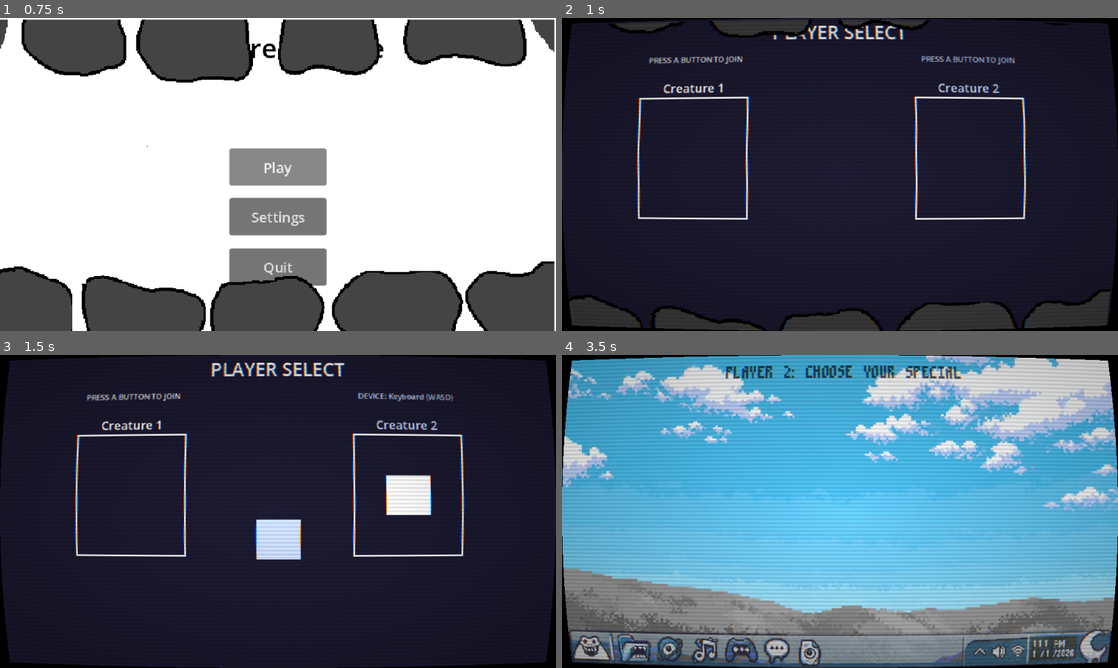
Above: before the commit, frames 1-4 (two rows, left to right).
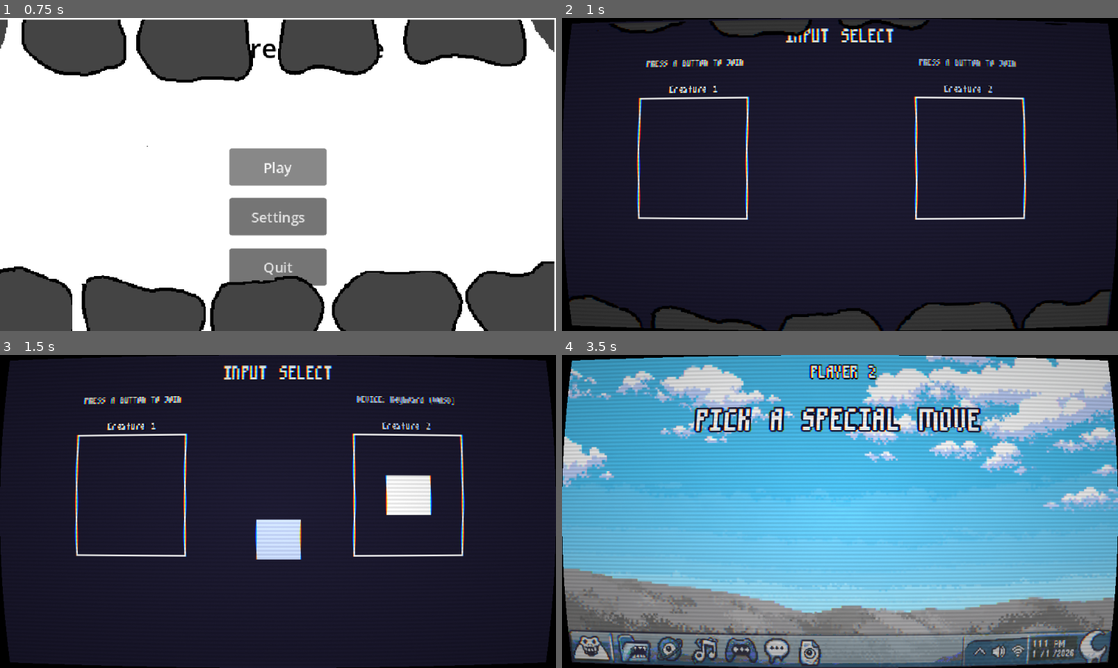
Above: after the commit, the same moments.

Repository: Filkspline/CreatureFeature
Game: Godot game, scene res://scenes/main_menu.tscn
The game is run twice, just before and just after one commit, with the same random seed, the same clock (stepped at 60 frames per second) and the same inputs. The engine's default icon, where the game draws it, is replaced by a stand-in: a white triangle on a blue panel in a dark square. Sound files missing from this copy of the repository are replaced by a short silence.
Inputs (mouse positions are in pixels of both pictures, inside the frame that each line leads up to):
- Up to frame 1 (0.75 s): click "Play" at 0.5 s
- Up to frame 2 (1 s): no input
- Up to frame 3 (1.5 s): tap A (LeftP1) at 1.25 s; move the mouse to (400, 495) at 1.27 s; hold D (MenuTabRight) from 1.28 s (still down); tap Left (LeftP2) at 1.35 s; click (400, 495) at 1.42 s
- Up to frame 4 (3.5 s): release D (MenuTabRight) at 2 s; tap A (LeftP1) at 2, 2.75 s; drag from (728, 527) to (812, 574) at 2.02 s; move the mouse to (895, 442) at 2.77 s; hold D (MenuTabRight) from 2.78 s (still down); tap 2 at 2.85 s

Frame 1 is identical in both runs. In frame 2, 2.2% of the frame differs, in the area x 14-82%, y 2-25%; in frame 3, 2.4%; in frame 4, 4.3%, in the area x 23-76%, y 2-25%.

Commit message:
Add draft step banners and UI polish
This update adds animated step banners to the draft flow so special-move and feature-pick rounds are clearly announced. It simplifies the player title label and centralizes the step text in the new banner logic in `scripts/card_hand.gd`.

The scene work also includes typography and readability pass across the player select, upgrade screens, and cards: custom font usage, text outlining, adjusted sizes, and improved color contrast to make labels easier to read.

Diff:
--- a/scenes/fight_ui_new2.tscn
+++ b/scenes/fight_ui_new2.tscn
@@ -461,7 +461,9 @@
 offset_right = -2.3411865
 offset_bottom = 28.2
 theme = SubResource("Theme_ict5u")
-theme_override_colors/font_color = Color(0, 0, 0, 1)
+theme_override_colors/font_color = Color(1, 1, 1, 1)
+theme_override_colors/font_outline_color = Color(0, 0, 0, 1)
+theme_override_constants/outline_size = 6
 theme_override_font_sizes/font_size = 82
 text = "99"
 horizontal_alignment = 1
--- a/scenes/player_select.tscn
+++ b/scenes/player_select.tscn
@@ -2,6 +2,7 @@
 
 [ext_resource type="Script" uid="uid://3bhfvjgauiob" path="res://scripts/player_select.gd" id="1_6qhff"]
 [ext_resource type="Script" uid="uid://8ycr8r57t6p7" path="res://scripts/shaderrect.gd" id="2_crtscript"]
+[ext_resource type="FontFile" uid="uid://bc0aavecw2ud2" path="res://assets/card_assets/m3x6.ttf" id="2_hx7tf"]
 [ext_resource type="Shader" uid="uid://5vypctd5303i" path="res://scripts/testshader.gdshader" id="3_crtshader"]
 
 [sub_resource type="StyleBoxFlat" id="StyleBoxFlat_button"]
@@ -62,8 +63,10 @@
 offset_bottom = 35.0
 grow_horizontal = 2
 theme_override_colors/font_color = Color(1, 1, 1, 1)
-theme_override_font_sizes/font_size = 22
-text = "PLAYER SELECT"
+theme_override_constants/outline_size = 2
+theme_override_fonts/font = ExtResource("2_hx7tf")
+theme_override_font_sizes/font_size = 42
+text = "INPUT SELECT"
 horizontal_alignment = 1
 
 [node name="Button" type="Button" parent="." unique_id=639280847]
@@ -92,8 +95,10 @@
 offset_right = 214.0
 offset_bottom = 58.0
 theme_override_colors/font_color = Color(1, 1, 1, 1)
-theme_override_font_sizes/font_size = 9
-text = "PRESS A BUTTON TO JOIN"
+theme_override_constants/outline_size = 2
+theme_override_fonts/font = ExtResource("2_hx7tf")
+theme_override_font_sizes/font_size = 20
+text = "PRESS ANY BUTTON TO JOIN"
 horizontal_alignment = 1
 autowrap_mode = 2
 
@@ -103,8 +108,10 @@
 offset_right = 534.0
 offset_bottom = 58.0
 theme_override_colors/font_color = Color(0.79607844, 0.85882354, 0.9882353, 1)
-theme_override_font_sizes/font_size = 9
-text = "PRESS A BUTTON TO JOIN"
+theme_override_constants/outline_size = 2
+theme_override_fonts/font = ExtResource("2_hx7tf")
+theme_override_font_sizes/font_size = 20
+text = "PRESS ANY BUTTON TO JOIN"
 horizontal_alignment = 1
 autowrap_mode = 2
 
@@ -163,7 +170,9 @@
 offset_right = 214.0
 offset_bottom = 89.0
 theme_override_colors/font_color = Color(1, 1, 1, 1)
-theme_override_font_sizes/font_size = 14
+theme_override_constants/outline_size = 2
+theme_override_fonts/font = ExtResource("2_hx7tf")
+theme_override_font_sizes/font_size = 22
 text = "Creature 1"
 horizontal_alignment = 1
 
@@ -174,7 +183,9 @@
 offset_right = 534.0
 offset_bottom = 89.0
 theme_override_colors/font_color = Color(0.79607844, 0.85882354, 0.9882353, 1)
-theme_override_font_sizes/font_size = 14
+theme_override_constants/outline_size = 2
+theme_override_fonts/font = ExtResource("2_hx7tf")
+theme_override_font_sizes/font_size = 22
 text = "Creature 2"
 horizontal_alignment = 1
 
--- a/scenes/pre_fight_upgrade_screen.tscn
+++ b/scenes/pre_fight_upgrade_screen.tscn
@@ -97,6 +97,7 @@
 offset_right = 147.0
 offset_bottom = -145.0
 theme_override_colors/font_color = Color(1, 1, 1, 1)
+theme_override_constants/outline_size = 2
 theme_override_fonts/font = ExtResource("2_n3l24")
 theme_override_font_sizes/font_size = 38
 text = "SELECT YOUR UPGRADES"
@@ -120,6 +121,7 @@
 offset_right = 286.0
 offset_bottom = -18.0
 theme_override_colors/font_color = Color(1, 1, 1, 1)
+theme_override_constants/outline_size = 2
 theme_override_fonts/font = ExtResource("2_n3l24")
 theme_override_font_sizes/font_size = 24
 text = "PLAYER 1"
@@ -133,6 +135,7 @@
 offset_right = 68.0
 offset_bottom = 26.0
 theme_override_colors/font_color = Color(1, 1, 1, 1)
+theme_override_constants/outline_size = 2
 theme_override_fonts/font = ExtResource("2_n3l24")
 theme_override_font_sizes/font_size = 24
 text = "UNLOCK"
@@ -146,6 +149,7 @@
 offset_right = 67.0
 offset_bottom = 198.0
 theme_override_colors/font_color = Color(1, 1, 1, 1)
+theme_override_constants/outline_size = 2
 theme_override_fonts/font = ExtResource("2_n3l24")
 theme_override_font_sizes/font_size = 24
 text = "UPGRADE"
@@ -204,6 +208,7 @@
 offset_right = 309.0
 offset_bottom = -18.0
 theme_override_colors/font_color = Color(0.79607844, 0.85882354, 0.9882353, 1)
+theme_override_constants/outline_size = 2
 theme_override_fonts/font = ExtResource("2_n3l24")
 theme_override_font_sizes/font_size = 24
 text = "PLAYER 2"
@@ -217,6 +222,7 @@
 offset_right = 72.0
 offset_bottom = 28.0
 theme_override_colors/font_color = Color(0.79607844, 0.85882354, 0.9882353, 1)
+theme_override_constants/outline_size = 2
 theme_override_fonts/font = ExtResource("2_n3l24")
 theme_override_font_sizes/font_size = 24
 text = "UNLOCK"
@@ -230,6 +236,7 @@
 offset_right = 68.0
 offset_bottom = 201.0
 theme_override_colors/font_color = Color(0.79607844, 0.85882354, 0.9882353, 1)
+theme_override_constants/outline_size = 2
 theme_override_fonts/font = ExtResource("2_n3l24")
 theme_override_font_sizes/font_size = 24
 text = "UPGRADE"
--- a/scenes/upgrade_card.tscn
+++ b/scenes/upgrade_card.tscn
@@ -173,15 +173,19 @@
 offset_right = -165.0
 offset_bottom = -337.0
 theme = SubResource("Theme_g4v7s")
+theme_override_colors/font_color = Color(1, 1, 1, 1)
+theme_override_constants/outline_size = 3
 
 [node name="Description" type="Label" parent="Control/card_front" unique_id=1799692244]
-offset_left = -340.00003
-offset_top = 240.00003
-offset_right = 340.00003
-offset_bottom = 470.0
+offset_left = -340.0
+offset_top = 210.0
+offset_right = 340.00006
+offset_bottom = 439.99997
 theme = SubResource("Theme_g4v7s")
 theme_override_colors/font_color = Color(0, 0, 0, 1)
 theme_override_colors/font_shadow_color = Color(1, 1, 1, 0.3529412)
+theme_override_colors/font_outline_color = Color(1, 1, 1, 1)
+theme_override_constants/outline_size = 3
 autowrap_mode = 2
 
 [node name="selection_icon" type="AnimatedSprite2D" parent="Control" unique_id=375975407]
--- a/scenes/upgrade_card_ui.tscn
+++ b/scenes/upgrade_card_ui.tscn
@@ -78,7 +78,6 @@
 position = Vector2(-291, -125)
 
 [node name="title_label" type="Label" parent="." unique_id=612672962]
-modulate = Color(0.04755766, 0.047557645, 0.047557645, 0.69411767)
 layout_mode = 1
 anchors_preset = -1
 anchor_left = -0.003125
@@ -90,11 +89,30 @@
 offset_right = 147.0
 offset_bottom = -145.0
 theme_override_colors/font_color = Color(1, 1, 1, 1)
+theme_override_constants/line_spacing = 3
+theme_override_constants/outline_size = 5
 theme_override_fonts/font = ExtResource("5_h7cfo")
 theme_override_font_sizes/font_size = 38
-text = "SELECT YOUR UPGRADES"
 horizontal_alignment = 1
 metadata/_edit_use_anchors_ = true
+
+[node name="step_banner_layer" type="CanvasLayer" parent="." unique_id=612672963]
+layer = 3
+
+[node name="step_banner" type="Label" parent="step_banner_layer" unique_id=612672964]
+offset_left = 150.0
+offset_top = 42.0
+offset_right = 490.0
+offset_bottom = 82.0
+pivot_offset = Vector2(170, 20)
+theme_override_colors/font_color = Color(1, 1, 1, 1)
+theme_override_colors/font_outline_color = Color(0.105882354, 0.10980392, 0.20392157, 1)
+theme_override_constants/outline_size = 8
+theme_override_fonts/font = ExtResource("5_h7cfo")
+theme_override_font_sizes/font_size = 66
+text = "PICK A SPECIAL MOVE"
+horizontal_alignment = 1
+vertical_alignment = 1
 
 [node name="TempCrtShader" type="ColorRect" parent="." unique_id=691971729]
 z_index = 4
--- a/scripts/card_hand.gd
+++ b/scripts/card_hand.gd
@@ -74,6 +74,21 @@
 ## appearing, so the stack reads as a one-by-one reveal.
 @export var owned_card_flip_stagger_delay : float = 0.12
 
+@export_group("Step banner")
+## Text the banner pops up with while the draft is on its special-move step.
+@export var special_step_text : String = "PICK A SPECIAL MOVE"
+## Text it pops up with while the draft is on its normal-cards step.
+@export var normal_step_text : String = "PICK A FEATURE"
+## How long the banner takes to spring in each time a step starts.
+@export var banner_pop_duration : float = 0.28
+## Scale the banner pops in from before springing to full size.
+@export var banner_pop_start_scale : float = 0.7
+## How long the banner holds at full size before fading out again, so it
+## reads as an announcement instead of sitting over the cards.
+@export var banner_hold_duration : float = 1.6
+## How long the banner takes to fade away after that hold.
+@export var banner_fade_duration : float = 0.3
+
 @onready var hand : Node2D = self
 @onready var cardspawner : Marker2D = $cardspawner
 @onready var card_spawn_shape : CollisionShape2D = $cardspawnarea/CollisionShape2D
@@ -82,6 +97,10 @@
 # The draft heading lives outside the hand (a sibling of the Camera2D this
 # node sits under), so look it up by path rather than assuming it's a child.
 @onready var title_label : Label = get_node_or_null("../../title_label")
+# The step banner ("PICK A SPECIAL MOVE" / "PICK A FEATURE") sits in its own
+# CanvasLayer so it draws over the hand whatever z bands the cards have
+# claimed, and so it stays out of the camera's coordinate space.
+@onready var step_banner : Label = get_node_or_null("../../step_banner_layer/step_banner")
 
 var folder_base_scale : Vector2
 var current_player_id : int = 1
@@ -110,6 +129,8 @@
 var _key_prev_state : Dictionary = {}
 var _joy_button_prev_state : Dictionary = {}
 var _joy_axis_prev_state : Dictionary = {}
+## Tween driving the step banner's pop-in, re-created on each step change.
+var _banner_tween : Tween
 
 ##------------------------------------------------------------------------
 
@@ -157,6 +178,7 @@
 	_step = step
 	_clear_hand()
 	_update_title_label(current_player_id)
+	_show_step_banner(step)
 	_draw_hand(offered)
 
 
@@ -196,16 +218,39 @@
 	return picked
 
 
-# Says which player is actually drafting, and which of the draft's two steps
-# they are on. Only the round's loser picks, and it isn't otherwise obvious
-# from the screen who that is or why the second hand appeared.
+# Says which player is actually drafting. Only the round's loser picks, and
+# it isn't otherwise obvious from the screen who that is. WHICH STEP it is
+# is the step banner's job, so this stays a plain player indicator.
 func _update_title_label(player_id: int) -> void:
 	if not title_label:
 		return
-	if _step == DraftStep.SPECIAL and not _special_offer.is_empty():
-		title_label.text = "PLAYER %d: CHOOSE YOUR SPECIAL" % player_id
-	else:
-		title_label.text = "PLAYER %d: SELECT YOUR UPGRADES" % player_id
+	title_label.text = "PLAYER %d" % player_id
+
+
+# Pops the step banner up with whichever instruction matches the step that
+# just started, springing in so a step change is something the player
+# notices rather than a line of text that quietly changed.
+func _show_step_banner(step: DraftStep) -> void:
+	if not step_banner:
+		return
+
+	step_banner.text = special_step_text if step == DraftStep.SPECIAL else normal_step_text
+	step_banner.visible = true
+	step_banner.scale = Vector2.ONE * banner_pop_start_scale
+	step_banner.modulate.a = 0.0
+
+	if _banner_tween:
+		_banner_tween.kill()
+	_banner_tween = create_tween()
+	_banner_tween.set_parallel(true)
+	_banner_tween.tween_property(step_banner, "scale", Vector2.ONE, banner_pop_duration) \
+		.set_trans(Tween.TRANS_BACK).set_ease(Tween.EASE_OUT)
+	_banner_tween.tween_property(step_banner, "modulate:a", 1.0, banner_pop_duration * 0.6)
+	# Hold, then get out of the way. It is an announcement for the step that
+	# just started, not a label that sits over the cards for the whole step.
+	_banner_tween.chain().tween_interval(banner_hold_duration)
+	_banner_tween.chain().tween_property(step_banner, "modulate:a", 0.0, banner_fade_duration)
+	_banner_tween.chain().tween_callback(step_banner.hide)
 
 
 func _draw_hand(offered: Array[UpgradeData]) -> void:
Not shown: 1 places in scenes/upgrade_card_ui.tscn that only renumber resources
